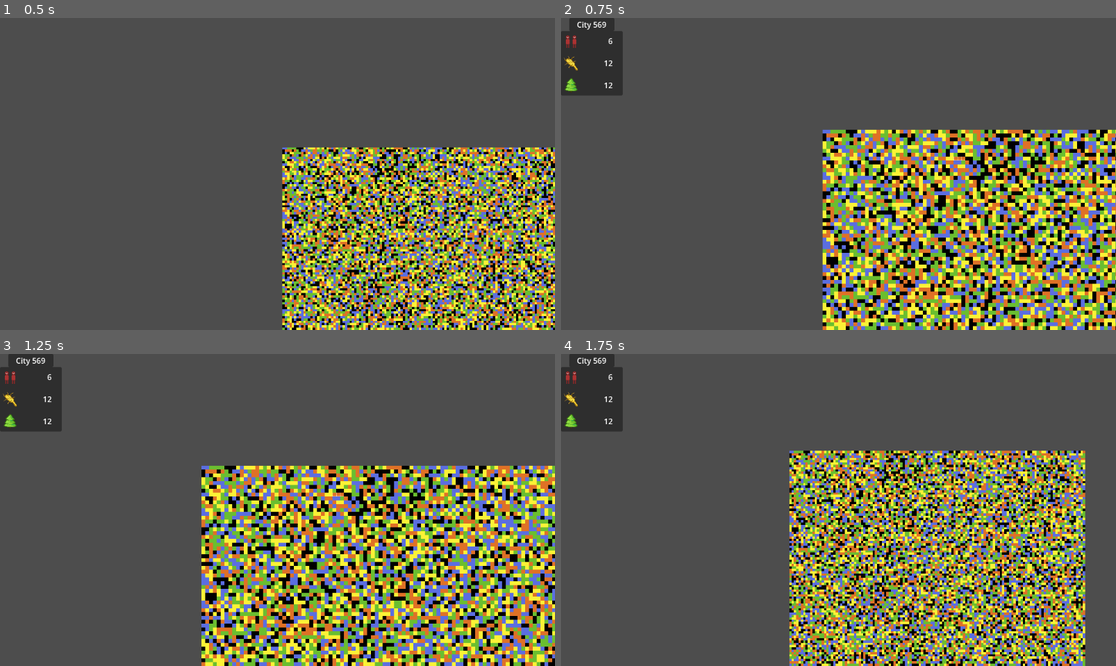
Above: before the commit, frames 1-4 (two rows, left to right).
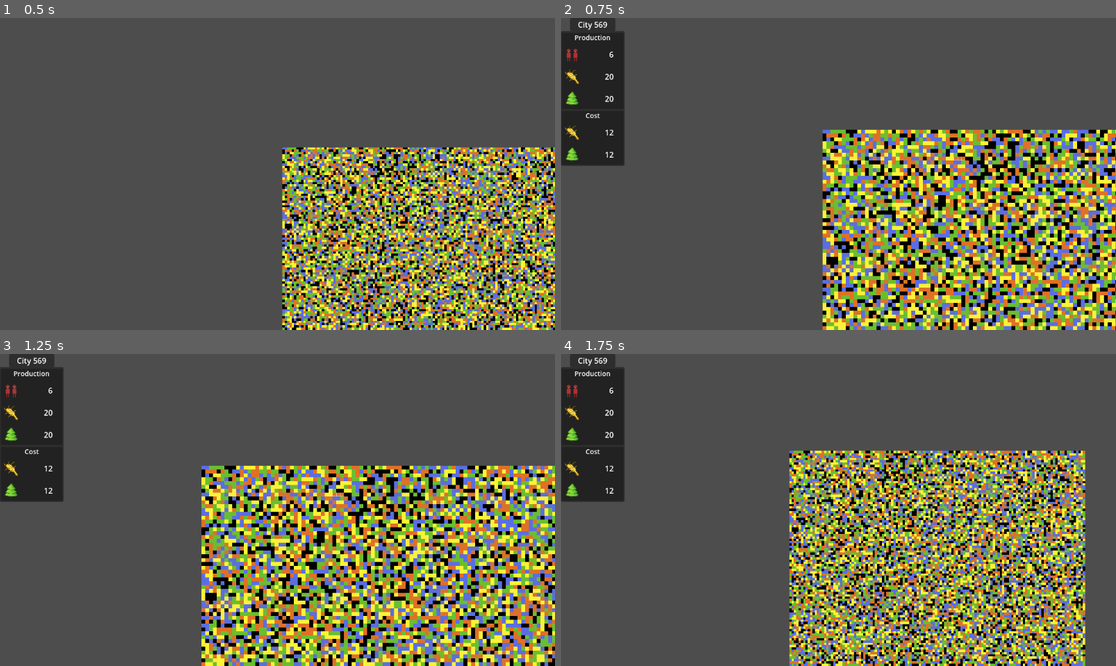
Above: after the commit, the same moments.

Repository: ThreeCoffees/cassini-hackathon
Game: Godot game, scene res://test_scenes/leon/tilemap_gen_test.tscn
The game is run twice, just before and just after one commit, with the same random seed, the same clock (stepped at 60 frames per second) and the same inputs. The project has no main scene, so this scene is started directly.
Inputs (mouse positions are in pixels of both pictures, inside the frame that each line leads up to):
- Up to frame 1 (0.5 s): no input
- Up to frame 2 (0.75 s): tap Enter at 0.5 s; move the mouse to (960, 158) at 0.52 s; hold D (right) from 0.53 s (still down); hold Mouse wheel up (zoom_in) from 0.53 s (still down); click (960, 158) at 0.67 s
- Up to frame 3 (1.25 s): keep holding D (right); keep holding Mouse wheel up (zoom_in)
- Up to frame 4 (1.75 s): move the mouse to (727, 525) at 1.27 s; release D (right) at 1.28 s; release Mouse wheel up (zoom_in) at 1.28 s; hold S (down) from 1.28 s (still down); tap Mouse wheel down (zoom_out) at 1.35 s

Frame 1 is identical in both runs. In frame 2, 3.1% of the frame differs, in the area x 0-12%, y 0-48%; in frame 3, 3.1%; in frame 4, 3.1%.

Commit message:
Fix some null checks

Diff:
--- a/scenes/ui/city_inspector.tscn
+++ b/scenes/ui/city_inspector.tscn
@@ -5,14 +5,16 @@
 [ext_resource type="Texture2D" uid="uid://d30ok1yq322oo" path="res://assets/icons/wheat.png" id="3_nbyyj"]
 [ext_resource type="Texture2D" uid="uid://b32e3x6esqrwi" path="res://assets/icons/tree.png" id="4_wij3p"]
 
-[node name="CityInspector" type="Control" node_paths=PackedStringArray("city_label", "population_info", "food_info", "energy_info")]
+[node name="CityInspector" type="Control" node_paths=PackedStringArray("city_label", "population_info", "food_yield_info", "wood_yield_info", "food_requirement_info", "energy_requirement_info")]
 layout_mode = 3
 anchors_preset = 0
 script = ExtResource("1_jo5e0")
 city_label = NodePath("VBoxContainer/CityHeader/MarginContainer/Label")
-population_info = NodePath("VBoxContainer/Properties/VBoxContainer/PopulationInfo")
-food_info = NodePath("VBoxContainer/Properties/VBoxContainer/FoodInfo")
-energy_info = NodePath("VBoxContainer/Properties/VBoxContainer/EnergyInfo")
+population_info = NodePath("VBoxContainer/Properties/MarginContainer/MainBox/PanelContainer2/ProductionBox/VBoxContainer/PopulationInfo")
+food_yield_info = NodePath("VBoxContainer/Properties/MarginContainer/MainBox/PanelContainer2/ProductionBox/VBoxContainer/FoodInfo")
+wood_yield_info = NodePath("VBoxContainer/Properties/MarginContainer/MainBox/PanelContainer2/ProductionBox/VBoxContainer/WoodInfo")
+food_requirement_info = NodePath("VBoxContainer/Properties/MarginContainer/MainBox/PanelContainer/CostBox/VBoxContainer2/VBoxContainer/FoodInfo")
+energy_requirement_info = NodePath("VBoxContainer/Properties/MarginContainer/MainBox/PanelContainer/CostBox/VBoxContainer2/VBoxContainer/EnergyInfo")
 
 [node name="VBoxContainer" type="VBoxContainer" parent="."]
 layout_mode = 0
@@ -38,25 +40,82 @@
 [node name="Properties" type="PanelContainer" parent="VBoxContainer"]
 layout_mode = 2
 
-[node name="VBoxContainer" type="VBoxContainer" parent="VBoxContainer/Properties"]
+[node name="MarginContainer" type="MarginContainer" parent="VBoxContainer/Properties"]
+layout_mode = 2
+theme_override_constants/margin_left = 2
+theme_override_constants/margin_top = 4
+theme_override_constants/margin_right = 2
+theme_override_constants/margin_bottom = 2
+
+[node name="MainBox" type="VBoxContainer" parent="VBoxContainer/Properties/MarginContainer"]
+layout_mode = 2
+theme_override_constants/separation = 4
+
+[node name="PanelContainer2" type="PanelContainer" parent="VBoxContainer/Properties/MarginContainer/MainBox"]
+layout_mode = 2
+
+[node name="ProductionBox" type="VBoxContainer" parent="VBoxContainer/Properties/MarginContainer/MainBox/PanelContainer2"]
+layout_mode = 2
+
+[node name="Label" type="Label" parent="VBoxContainer/Properties/MarginContainer/MainBox/PanelContainer2/ProductionBox"]
+layout_mode = 2
+size_flags_horizontal = 4
+theme_override_font_sizes/font_size = 14
+text = "Production"
+
+[node name="VBoxContainer" type="VBoxContainer" parent="VBoxContainer/Properties/MarginContainer/MainBox/PanelContainer2/ProductionBox"]
 custom_minimum_size = Vector2(128, 0)
 layout_mode = 2
 
-[node name="PopulationInfo" parent="VBoxContainer/Properties/VBoxContainer" instance=ExtResource("1_x1ltm")]
+[node name="PopulationInfo" parent="VBoxContainer/Properties/MarginContainer/MainBox/PanelContainer2/ProductionBox/VBoxContainer" instance=ExtResource("1_x1ltm")]
 layout_mode = 2
 
-[node name="FoodInfo" parent="VBoxContainer/Properties/VBoxContainer" instance=ExtResource("1_x1ltm")]
+[node name="FoodInfo" parent="VBoxContainer/Properties/MarginContainer/MainBox/PanelContainer2/ProductionBox/VBoxContainer" instance=ExtResource("1_x1ltm")]
 layout_mode = 2
 
-[node name="PropertyIcon" parent="VBoxContainer/Properties/VBoxContainer/FoodInfo/HBoxContainer" index="0"]
+[node name="PropertyIcon" parent="VBoxContainer/Properties/MarginContainer/MainBox/PanelContainer2/ProductionBox/VBoxContainer/FoodInfo/HBoxContainer" index="0"]
 texture = ExtResource("3_nbyyj")
 
-[node name="EnergyInfo" parent="VBoxContainer/Properties/VBoxContainer" instance=ExtResource("1_x1ltm")]
+[node name="WoodInfo" parent="VBoxContainer/Properties/MarginContainer/MainBox/PanelContainer2/ProductionBox/VBoxContainer" instance=ExtResource("1_x1ltm")]
 layout_mode = 2
 
-[node name="PropertyIcon" parent="VBoxContainer/Properties/VBoxContainer/EnergyInfo/HBoxContainer" index="0"]
+[node name="PropertyIcon" parent="VBoxContainer/Properties/MarginContainer/MainBox/PanelContainer2/ProductionBox/VBoxContainer/WoodInfo/HBoxContainer" index="0"]
 texture = ExtResource("4_wij3p")
 
-[editable path="VBoxContainer/Properties/VBoxContainer/PopulationInfo"]
-[editable path="VBoxContainer/Properties/VBoxContainer/FoodInfo"]
-[editable path="VBoxContainer/Properties/VBoxContainer/EnergyInfo"]
+[node name="PanelContainer" type="PanelContainer" parent="VBoxContainer/Properties/MarginContainer/MainBox"]
+layout_mode = 2
+
+[node name="CostBox" type="VBoxContainer" parent="VBoxContainer/Properties/MarginContainer/MainBox/PanelContainer"]
+layout_mode = 2
+theme_override_constants/separation = 4
+
+[node name="VBoxContainer2" type="VBoxContainer" parent="VBoxContainer/Properties/MarginContainer/MainBox/PanelContainer/CostBox"]
+layout_mode = 2
+
+[node name="Label" type="Label" parent="VBoxContainer/Properties/MarginContainer/MainBox/PanelContainer/CostBox/VBoxContainer2"]
+layout_mode = 2
+size_flags_horizontal = 4
+theme_override_font_sizes/font_size = 14
+text = "Cost"
+
+[node name="VBoxContainer" type="VBoxContainer" parent="VBoxContainer/Properties/MarginContainer/MainBox/PanelContainer/CostBox/VBoxContainer2"]
+custom_minimum_size = Vector2(128, 0)
+layout_mode = 2
+
+[node name="FoodInfo" parent="VBoxContainer/Properties/MarginContainer/MainBox/PanelContainer/CostBox/VBoxContainer2/VBoxContainer" instance=ExtResource("1_x1ltm")]
+layout_mode = 2
+
+[node name="PropertyIcon" parent="VBoxContainer/Properties/MarginContainer/MainBox/PanelContainer/CostBox/VBoxContainer2/VBoxContainer/FoodInfo/HBoxContainer" index="0"]
+texture = ExtResource("3_nbyyj")
+
+[node name="EnergyInfo" parent="VBoxContainer/Properties/MarginContainer/MainBox/PanelContainer/CostBox/VBoxContainer2/VBoxContainer" instance=ExtResource("1_x1ltm")]
+layout_mode = 2
+
+[node name="PropertyIcon" parent="VBoxContainer/Properties/MarginContainer/MainBox/PanelContainer/CostBox/VBoxContainer2/VBoxContainer/EnergyInfo/HBoxContainer" index="0"]
+texture = ExtResource("4_wij3p")
+
+[editable path="VBoxContainer/Properties/MarginContainer/MainBox/PanelContainer2/ProductionBox/VBoxContainer/PopulationInfo"]
+[editable path="VBoxContainer/Properties/MarginContainer/MainBox/PanelContainer2/ProductionBox/VBoxContainer/FoodInfo"]
+[editable path="VBoxContainer/Properties/MarginContainer/MainBox/PanelContainer2/ProductionBox/VBoxContainer/WoodInfo"]
+[editable path="VBoxContainer/Properties/MarginContainer/MainBox/PanelContainer/CostBox/VBoxContainer2/VBoxContainer/FoodInfo"]
+[editable path="VBoxContainer/Properties/MarginContainer/MainBox/PanelContainer/CostBox/VBoxContainer2/VBoxContainer/EnergyInfo"]
--- a/scripts/autoloads/city_manager.gd
+++ b/scripts/autoloads/city_manager.gd
@@ -14,6 +14,8 @@
 	return _faction_infos[faction_id].city_tiles
 
 func get_faction(faction_id: int) -> Faction:
+	if faction_id >= Faction.faction_count or faction_id < 0:
+		return null
 	return _faction_infos[faction_id]
 
 func create_cities(tilemap: TileMapLayer):
--- a/scripts/factions/faction.gd
+++ b/scripts/factions/faction.gd
@@ -13,6 +13,9 @@
 var population: int
 var food_requirement: int
 var energy_requirement: int
+
+var food_yields: int
+var wood_yields: int
 
 func _get_city_tiles() -> Array[Vector2i]:
 	return city_tiles
@@ -37,6 +40,11 @@
 	food_requirement = population * food_multiplier
 	energy_requirement = population * energy_multiplier
 
+func can_add_work()-> bool:
+	if worked_tiles.size() >= population:
+		return false
+	return true
+
 func print():
 	print("Faction %d: no_city_tiles: %d, no_worked_tiles: %d, population: %d, food: %d, energy: %d" % [id , city_tiles.size() , worked_tiles.size() , population , food_requirement , energy_requirement])
 
--- a/scripts/tilemaps/selection_layer.gd
+++ b/scripts/tilemaps/selection_layer.gd
@@ -17,18 +17,19 @@
 		print("picked faction %d" % faction_id)
 
 	clear()
-	var faction: Faction = CityManager.get_faction(faction_id)
-	var city_tiles: Array = faction.city_tiles
-	var worked_tiles: Array = faction.worked_tiles
-
-	for cell_coords: Vector2i in city_tiles:
-		set_cell(cell_coords, 0, tile_coords["city"])
-
 	for cell_coords: Vector2i in occupied_tiles:
 		set_cell(cell_coords, 0, tile_coords["occupied"])
 
-	for cell_coords: Vector2i in worked_tiles:
-		set_cell(cell_coords, 0, tile_coords["worked"])
+	var faction: Faction = CityManager.get_faction(faction_id)
+	if faction != null:
+		var city_tiles: Array = faction.city_tiles
+		var worked_tiles: Array = faction.worked_tiles
+
+		for cell_coords: Vector2i in city_tiles:
+			set_cell(cell_coords, 0, tile_coords["city"])
+
+		for cell_coords: Vector2i in worked_tiles:
+			set_cell(cell_coords, 0, tile_coords["worked"])
 
 
 
@@ -40,9 +41,10 @@
 	if debug:
 		print("picked worked tile %d %d" % [tile_coord.x, tile_coord.y])
 	if tile_coord == tile_coords["none"]:
-		faction.add_worked_tile(cell_coords)
-		occupied_tiles.append(cell_coords)
-		set_cell(cell_coords, 0, tile_coords["worked"])
+		if faction.can_add_work():
+			faction.add_worked_tile(cell_coords)
+			occupied_tiles.append(cell_coords)
+			set_cell(cell_coords, 0, tile_coords["worked"])
 	elif tile_coord == tile_coords["worked"]:
 		faction.remove_worked_tile(cell_coords)
 		occupied_tiles.erase(cell_coords)
--- a/scripts/ui/city_inspector.gd
+++ b/scripts/ui/city_inspector.gd
@@ -4,8 +4,11 @@
 @export var city_label: Label
 
 @export var population_info: PropertyInfo
-@export var food_info: PropertyInfo
-@export var energy_info: PropertyInfo
+@export var food_yield_info: PropertyInfo
+@export var wood_yield_info: PropertyInfo
+
+@export var food_requirement_info: PropertyInfo
+@export var energy_requirement_info: PropertyInfo
 
 func _ready() -> void:
 	_on_faction_picked(-1)
@@ -17,6 +20,7 @@
 
 	if faction_id == -1:
 		hide()
+		return
 	else:
 		show()
 
@@ -28,5 +32,5 @@
 		faction_info.print()
 
 	population_info.set_label(str(faction_info.population))
-	food_info.set_label(str(faction_info.food_requirement))
-	energy_info.set_label(str(faction_info.energy_requirement))
+	food_requirement_info.set_label(str(faction_info.food_requirement))
+	energy_requirement_info.set_label(str(faction_info.energy_requirement))
